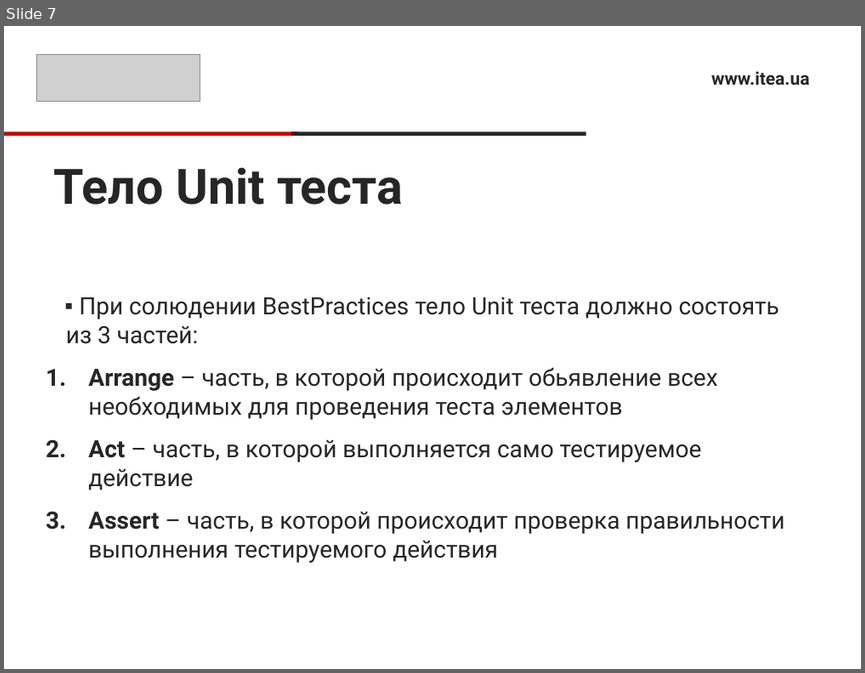
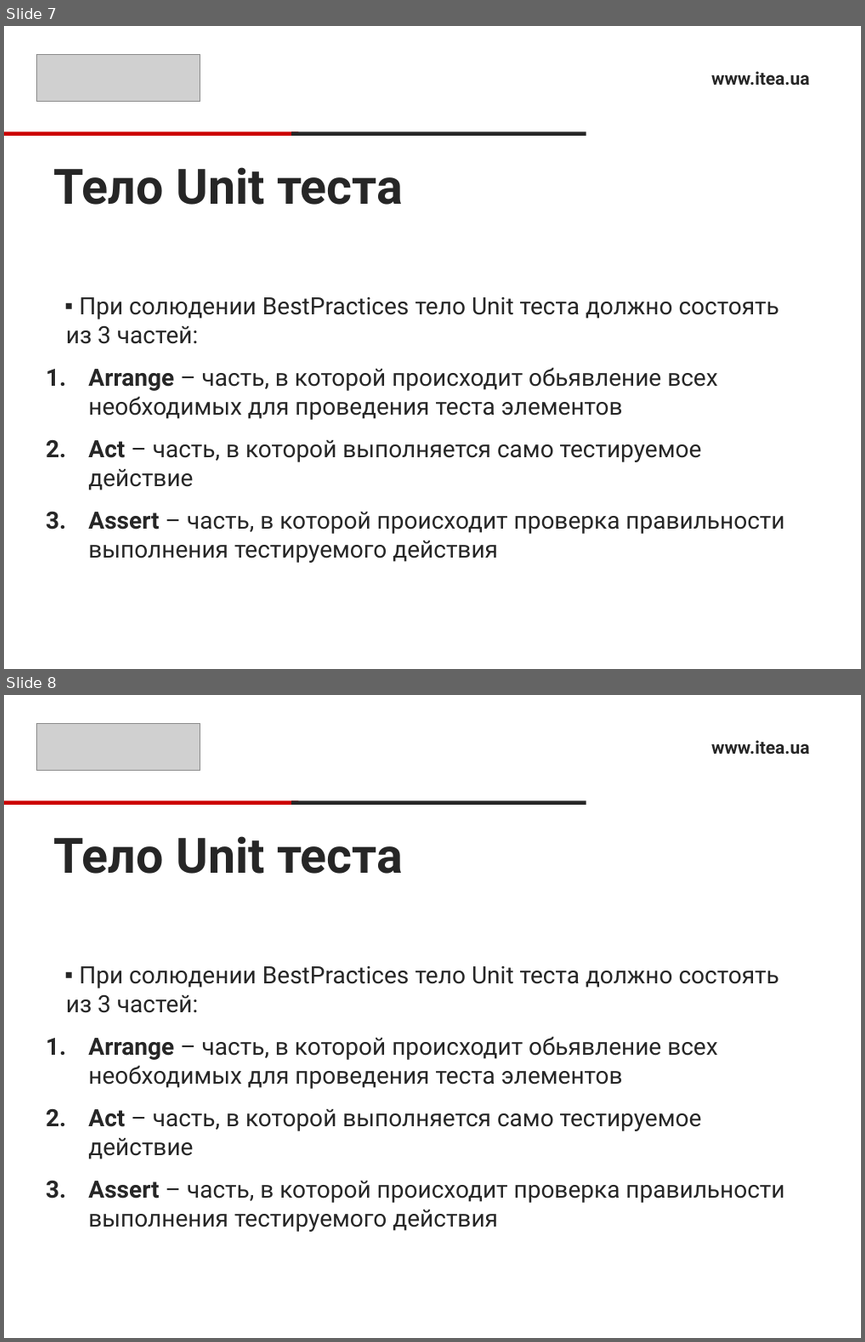
Before and after one commit to Ryabik/CSharpProfessional, a slide deck: 14.UnitTesting/UnitTestsPresentation.pptx. Shown one above the other, each under a label of ours: slide 7 before the commit, slides 7 and 8 after it. The pictures are 865x673 and 865x1342 pixels, drawn with LibreOffice and Linux fonts; fonts in the diff are those of the drawing; grey boxes stand for pictures. Boxes give left, top, right and bottom in pixels: in the first picture for what was removed or moved away, otherwise in the second. Text is boxed around its words. In the diff, an @@ line names an element or a change of style, - is before the commit and + after.

```diff
--- a/14.UnitTesting/UnitTestsPresentation.pptx
+++ b/14.UnitTesting/UnitTestsPresentation.pptx
@@ slide 8 added at <box>4,695,861,1338</box>, background #FFFFFF @@
@@ picture added at <box>37,723,200,771</box> @@
@@ text added at <box>711,740,809,754</box>, 15 pt, text #262626, bold @@
+www.itea.ua
@@ rectangle added at <box>4,800,299,805</box>, fill #CC0000 @@
@@ rectangle added at <box>291,800,585,805</box>, fill #262626 @@
@@ title added at <box>54,836,403,873</box>, 41 pt, text #262626, bold @@
+Тело Unit теста
@@ text added at <box>66,966,784,1231</box>, 20 pt, text #262626 @@
+▪ При солюдении BestPractices тело Unit теста должно состоять из 3 частей:
+1. Arrange – часть, в которой происходит обьявление всех необходимых для проведения теста элементов
+2. Act – часть, в которой выполняется само тестируемое действие
+3. Assert – часть, в которой происходит проверка правильности выполнения тестируемого действия
```
Also in this commit, not shown: 1 slide changed, 1 other file.
